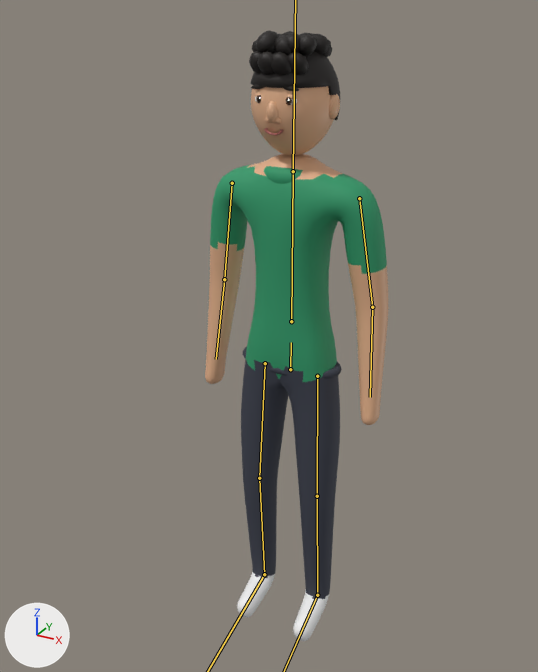
The glTF model web/miguel.glb: old version first, new version second.
Rendered twice from a 50 mm camera at (0.838, -1.65, 1.771) aimed at (-0.004, -0.117, 1.005). Arrows for +X, +Y and +Z are at lower left; the lights stay in place. The picture after the commit comes second. The bones that change, and the others that lie on the model, are drawn over the model as lines.

The first picture shows 'MiguelMalla'.
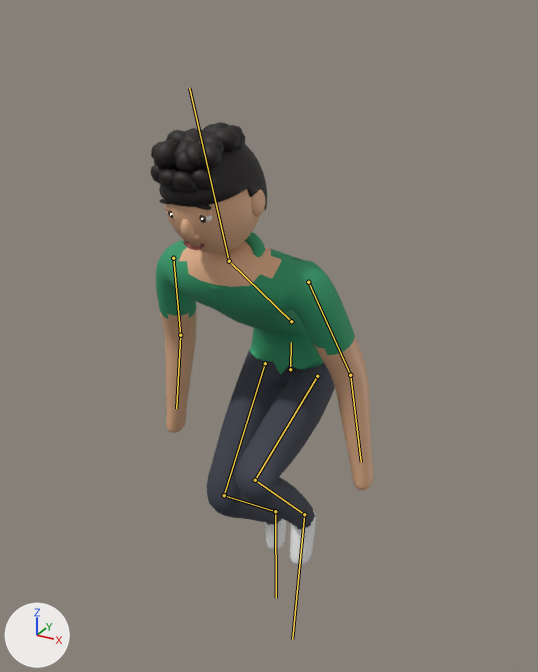
The newer file adds an action. The first version stands in its rest pose; the second is drawn at frame 13 of the action 'agachado'.

Pixel boxes (x1, y1, x2, y2) of what changed, in the pictures (538 x 672 px):
'MiguelMalla', posed (22% wider, 27% shorter)
    before: (205, 30, 388, 641)
    after: (151, 122, 374, 565)
bone 'columna', root to tip
    before: (291, 321) to (293, 173)
    after: (291, 321) to (230, 262)
bone 'brazo_L', root to tip
    before: (359, 198) to (372, 307)
    after: (308, 282) to (350, 375)
bone 'antebrazo_L', root to tip
    before: (372, 307) to (370, 397)
    after: (350, 375) to (361, 462)
bone 'brazo_R', root to tip
    before: (232, 183) to (224, 279)
    after: (173, 258) to (180, 335)
bone 'antebrazo_R', root to tip
    before: (224, 279) to (216, 359)
    after: (180, 335) to (176, 408)
bone 'pierna_L', root to tip
    before: (317, 376) to (317, 496)
    after: (317, 376) to (255, 480)
bone 'espinilla_L', root to tip
    before: (317, 496) to (317, 595)
    after: (255, 480) to (304, 514)
bone 'pierna_R', root to tip
    before: (265, 363) to (259, 478)
    after: (265, 363) to (224, 495)
bone 'espinilla_R', root to tip
    before: (259, 478) to (264, 574)
    after: (224, 495) to (275, 511)

The change in detail:
Bone 'columna' (bone_columna) turns from (0, 0, 0) to (50, 0, 0) degrees about its own x, y and z.
Bone 'cabeza' (bone_cabeza) turns from (0, 0, 0) to (-32, 0, 0) degrees about its own x, y and z.
Bone 'brazo_L' (bone_brazo_l) turns from (0, 0, 0) to (-30, -6, -9) degrees about its own x, y and z.
Bone 'antebrazo_L' (bone_antebrazo_l) turns from (0, 0, 0) to (-9, -1, -1) degrees about its own x, y and z.
Bone 'brazo_R' (bone_brazo_r) turns from (0, 0, 0) to (-30, 6, 9) degrees about its own x, y and z.
Bone 'antebrazo_R' (bone_antebrazo_r) turns from (0, 0, 0) to (-9, 1, 1) degrees about its own x, y and z.
Bone 'pierna_L' (bone_pierna_l) turns from (0, 0, 0) to (-72, -3, -1) degrees about its own x, y and z.
Bone 'espinilla_L' (bone_espinilla_l) turns from (0, 0, 0) to (112, 0, 0) degrees about its own x, y and z.
Bone 'pie_L' (bone_pie_l) turns from (0, 0, 0) to (17, 0, 3) degrees about its own x, y and z.
Bone 'pierna_R' (bone_pierna_r) turns from (0, 0, 0) to (-31, 1, 1) degrees about its own x, y and z.
Bone 'espinilla_R' (bone_espinilla_r) turns from (0, 0, 0) to (77, 0, 0) degrees about its own x, y and z.
Bone 'pie_R' (bone_pie_r) turns from (0, 0, 0) to (28, 0, -5) degrees about its own x, y and z.
